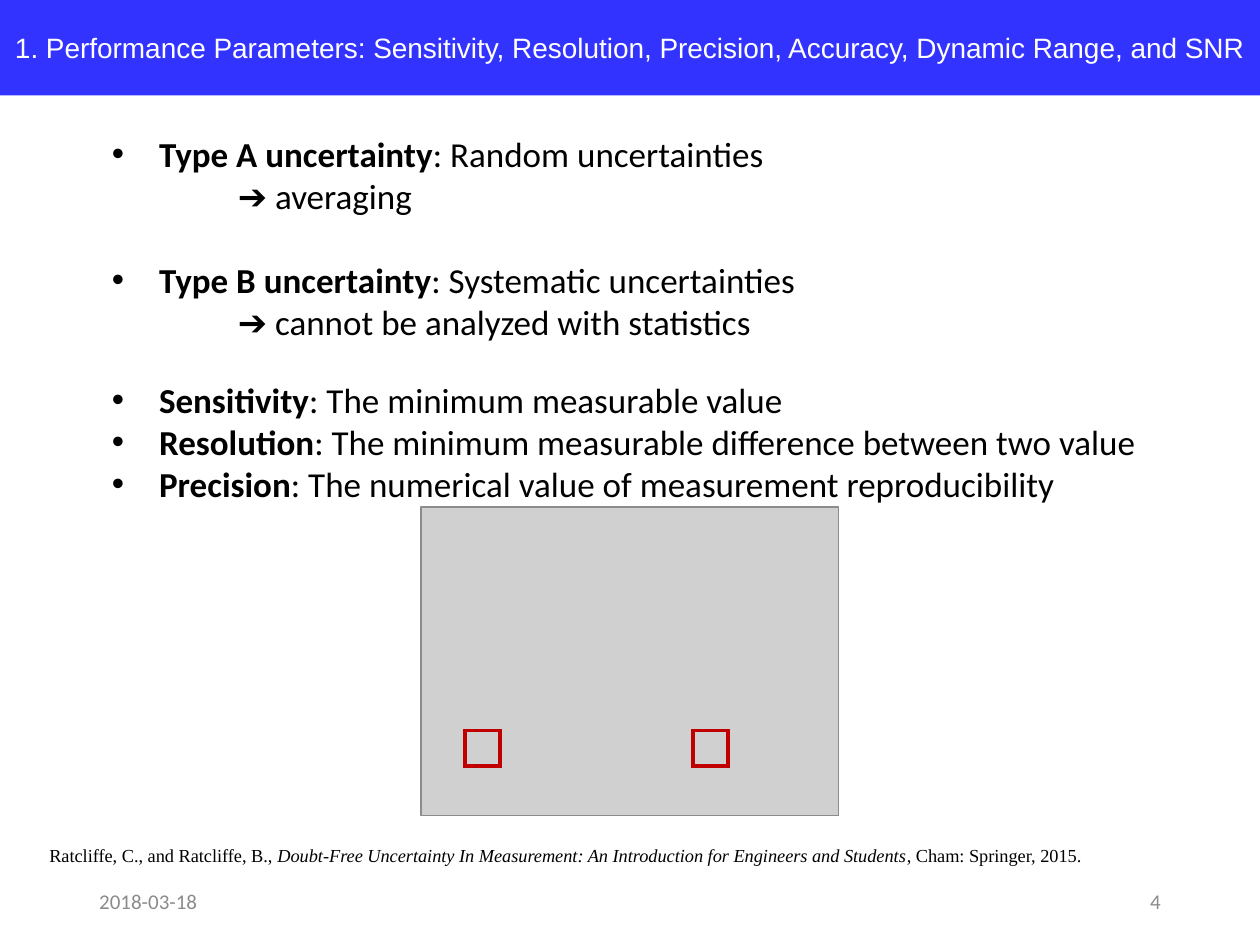
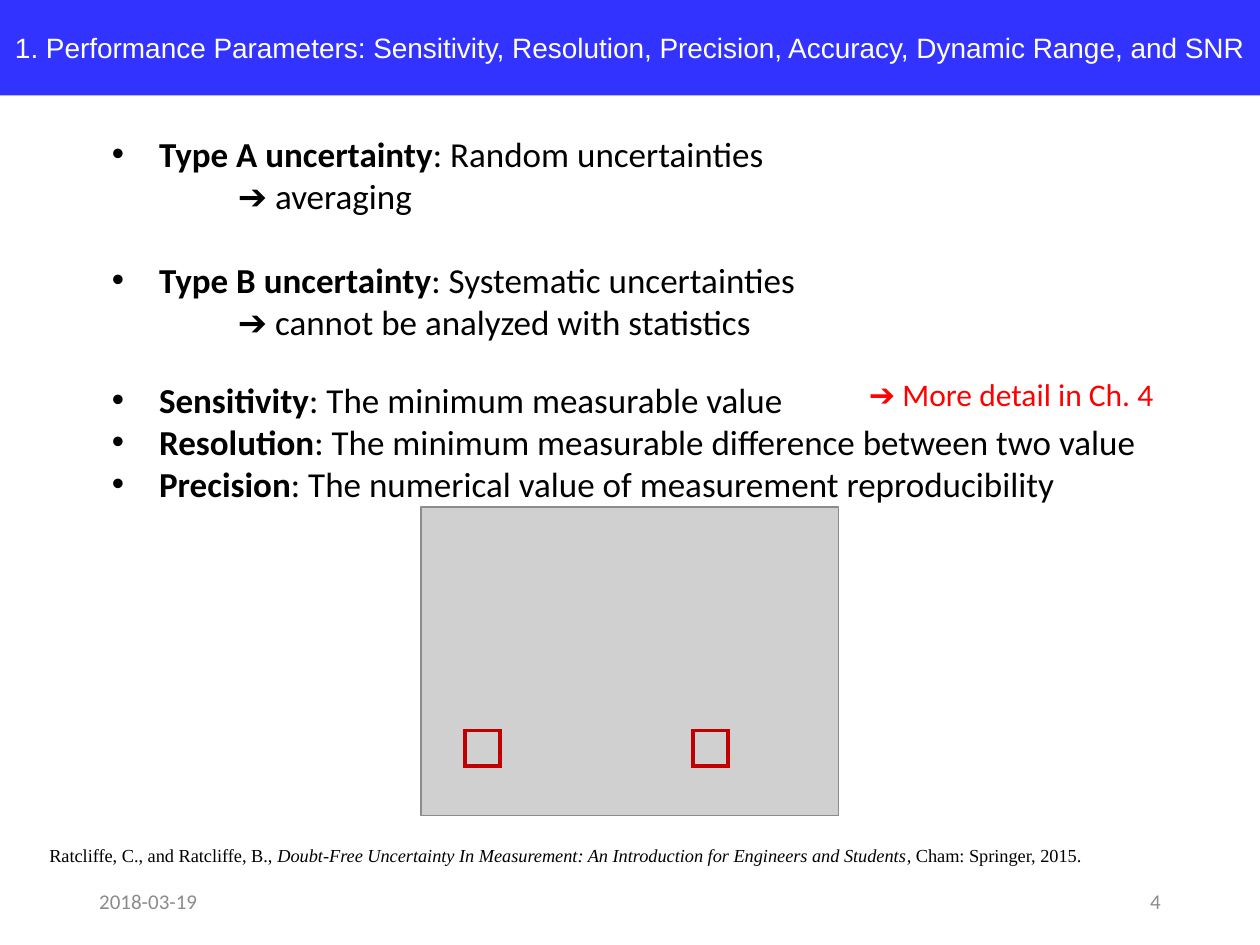
Before and after one commit to jglee96/NBTP_Lab, a slide deck: slide 4 of Terahertz Metrology/Ch3/Terahertz Metrology_Ch3.pptx. Drawn at 1260x945 pixels with LibreOffice and Linux fonts; fonts in the diff are those of the drawing; grey boxes stand for pictures. Boxes give left, top, right and bottom in pixels: in the first picture for what was removed or moved away, otherwise in the second. Text is boxed around its words. In the diff, an @@ line names an element or a change of style, - is before the commit and + after.

```diff
--- a/Terahertz Metrology/Ch3/Terahertz Metrology_Ch3.pptx
+++ b/Terahertz Metrology/Ch3/Terahertz Metrology_Ch3.pptx
@@ text added at [902,384,1153,407], 18 pt, text #FF0000 @@
+➔ More detail in Ch. 4
@@ text at [99,895,197,909]: text changed @@
-2018-03-18
+2018-03-19
```
Also in this commit, not shown: 18 other slides changed, 1 slide removed, 6 other files.
